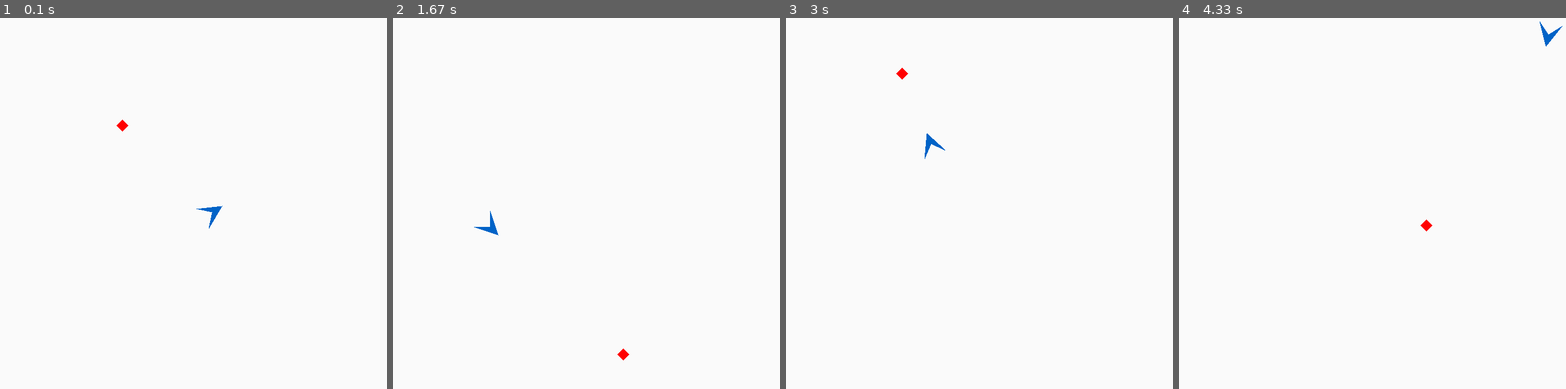
Above: before the commit, frames 1-4 (left to right).
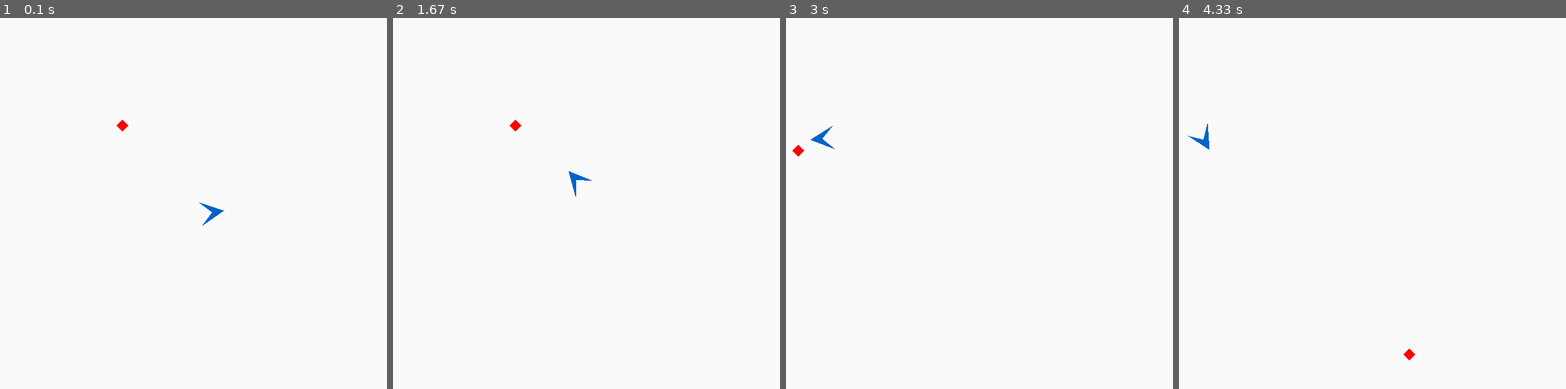
Above: after the commit, the same moments.

Repository: yipyip/Pygame-Examples
Game: pygame game, started from goalchaser.py
The game is run twice, just before and just after one commit, with the same random seed, the same clock (stepped at 60 frames per second) and the same inputs.
Inputs:
- Up to frame 1 (0.1 s): no input
- Up to frame 2 (1.67 s): no input
- Up to frame 3 (3 s): no input
- Up to frame 4 (4.33 s): no input

The runs differ from the first frame. In frame 1, less than 0.1% of the frame differs, in the area x 50-58%, y 49-57%; in frame 2, 0.3%; in frame 3, 0.3%; in frame 4, 0.3%, in the area x 2-100%, y 0-93%.

Commit message:
no delta space

Diff:
--- a/goalchaser.py
+++ b/goalchaser.py
@@ -12,31 +12,12 @@
 
 ####
 
-DELTA = 2048
-DELTA2 = DELTA // 2
-PI2 = math.pi * 2
-
-####
-
-def make_alpha_z(delta=DELTA):
-    """Setup function for converting angle in DELTA space to complex number.
-    """
-    steps = PI2 / delta
-
-    def atz(alpha):
-        """
-        Args:
-            alpha: 0 < alpha < DELTA
-        Returns:
-            Normalized complex number
-        """
-        return complex(math.cos(alpha * steps), math.sin(alpha * steps))
-
-    return atz
-
-####
-
-alpha_to_z = make_alpha_z()
+PI = math.pi
+PI2 = math.pi * 2.0
+
+####
+
+alpha_to_z = lambda a: complex(math.cos(a), math.sin(a))
 
 ####
 
@@ -64,10 +45,9 @@
     # in pi space
     angle = math.atan2(zturn.imag, zturn.real)
     if angle < 0:
-        angle = PI2 + angle
-
-    # in DELTA space
-    return int(DELTA * angle / PI2)
+        angle += PI2
+
+    return angle
 
 ####
 
@@ -202,7 +182,9 @@
 
     def rotate_rel(self, alpha):
 
-        self.alpha = (int(self.alpha + alpha + 0.5)) % DELTA
+        self.alpha += alpha
+        if self.alpha > PI2:
+            self.alpha -=  PI2
 
 
     def draw(self, device, color=None):
@@ -244,13 +226,10 @@
 
         super(Robot, self).__init__(coords, conf['robot_col'])
         self.state = 'orientating'
-        speed = conf['speed']
-        dt = conf['dt']
-
-        self.ang_step = conf['ang_step'] * speed
-        self.ang_eps = conf['ang_eps'] * (speed * dt + 1)
-        self.move_step = conf['move_step'] * speed
-        self.move_eps = conf['move_eps'] * (speed * dt + 1)
+        self.ang_step = PI2 / conf['pi_step']
+        self.ang_eps = PI2 / conf['pi_eps']
+        self.move_step = conf['move_step']
+        self.move_eps = conf['move_eps']
 
 
     def reset(self):
@@ -267,18 +246,18 @@
         if self.state == 'orientating':
             ang = get_delta_angle(self.pos, self.alpha, goal_pos)
             ang_eps = self.ang_eps
-            if ang < ang_eps or (DELTA - ang) < ang_eps:
+            if ang < ang_eps or (PI2 - ang) < ang_eps:
                 self.state = 'orientated'
             else:
                 # !!!
-                if ang < DELTA2:
+                if ang < PI:
                     turn = dt * self.ang_step
                 else:
-                    turn = -dt * self.ang_step
+                    turn = PI2 - dt * self.ang_step
                 self.rotate_rel(turn)
 
 
-    def move(self, dt, goal_pos):
+    def translate(self, dt, goal_pos):
         """Move robot to goal in dt steps.
         """
         if self.state in ('goal', 'orientating'):
@@ -302,6 +281,12 @@
                 self.old_distance = dist
 
 
+    def move(self, dt, goal_pos):
+
+        self.orientate(dt, goal_pos)
+        self.translate(dt, goal_pos)
+
+
     def __repr__(self):
 
         return "{0} {1} {2}".format(self.pos, self.alpha, self.state)
@@ -336,17 +321,10 @@
             self.robot.reset()
 
         self.dtimer += self.view.frame_duration_secs
-        self.dtimer.integrate(self.transform, self.goal.pos)
+        self.dtimer.integrate(self.robot.move, self.goal.pos)
         self.goal.draw(self.view)
         self.robot.draw(self.view)
         #print self.robot
-
-
-    def transform(self, dt, pos):
-        """Calculate robot transformation per dt.
-        """
-        self.robot.orientate(dt, pos)
-        self.robot.move(dt, pos)
 
 
     def run(self):
@@ -385,13 +363,12 @@
           'backcol': (250, 250, 250),
           'robot_col': (0, 99, 199),
           'goal_col': (255, 0, 0),
-          'fps': 200,     # Pygame clock ticks
-          'speed': 200,   # the robot's speedfactor
-          'dt': 0.001,    # samples per second
-          'ang_step': 8,  # DELTA domain
-          'ang_eps': 4,   # DELTA domain (start orientation)
-          'move_step': 4, # screen domain
-          'move_eps': 8}  # screen domain (goal proximity)
+          'fps': 200,       # Pygame clock ticks
+          'dt': 0.005,      # samples per second
+          'pi_step': 4,     # PI domain: angle = PI * 2 / pi_step
+          'pi_eps': 80,     # PI domain: angle epsilon = PI * 2 / pi_eps
+          'move_step': 400, # screen domain
+          'move_eps': 30}   # screen domain (goal proximity)
 
 ####
 
